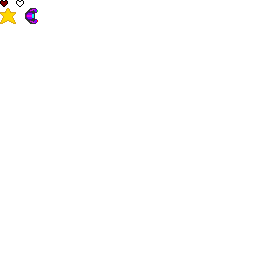
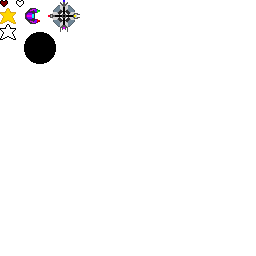
Layered file, before and after one edit (256px x 256px). Changes by layer:
added layer "Layer 6" above "Layer 3" over [48,0,80,32]
added layer "Layer 3" above "Layer 2" over [52,4,77,31]
added layer "Layer 2" above "Layer 1" over [53,4,77,28]
added layer "Layer 1" above "player" over [24,32,56,64]
painted on "player" over [37,9,40,23]
added layer "starOtline copy" above "star copy" over [0,24,16,40]
added layer "star copy" above "starOtline" over [0,24,16,40]
